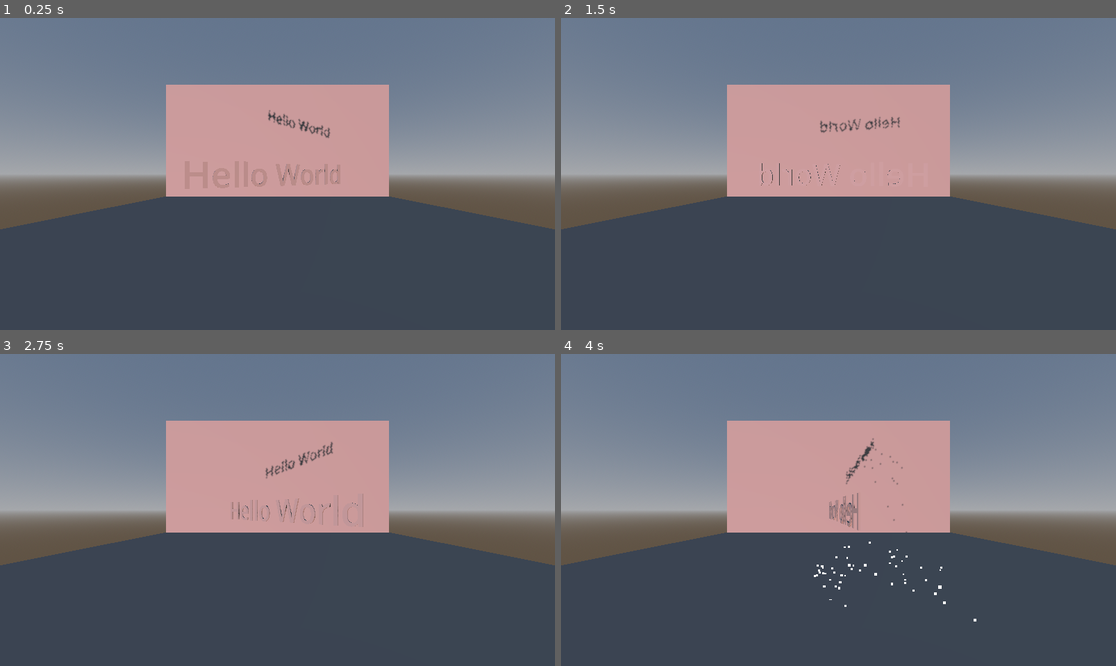
Above: before the commit, frames 1-4 (two rows, left to right).
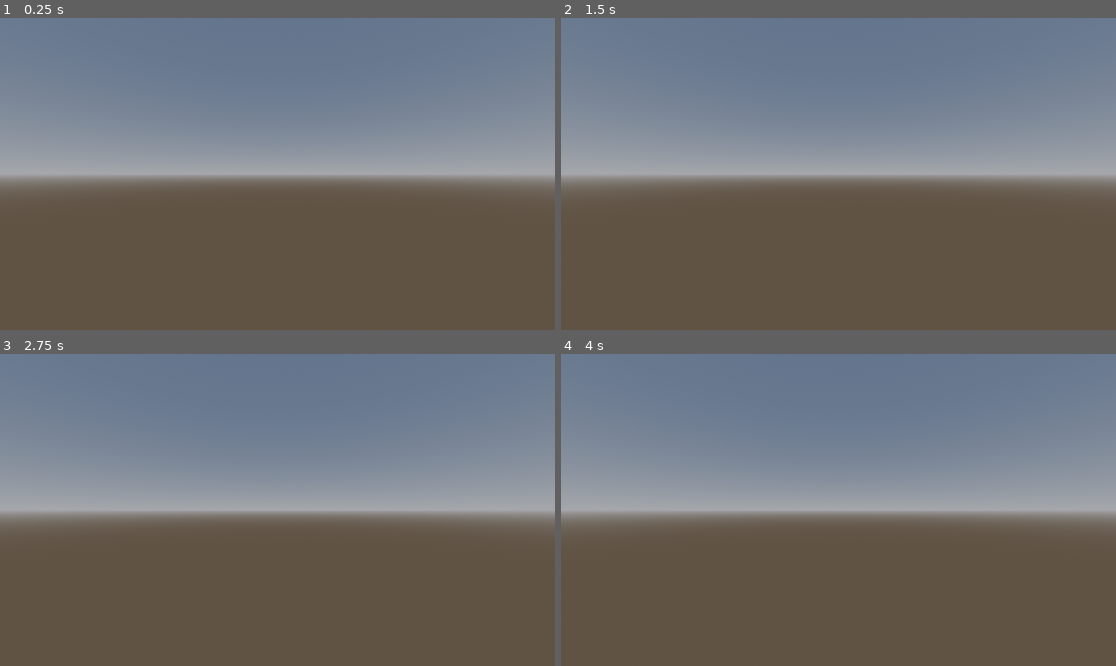
Above: after the commit, the same moments.

Repository: Rebisco-Biscuit/IT5104N_2026
Game: Godot game, scene res://main.tscn
Same seed, same stepped clock (60 frames per second), same inputs: the game is played once before the commit and once after it.
Inputs (mouse positions are in pixels of both pictures, inside the frame that each line leads up to):
- Up to frame 1 (0.25 s): no input
- Up to frame 2 (1.5 s): move the mouse to (960, 158) at 0.52 s; hold D (move_right, bound only after the commit) 0.53-1.25 s; tap Shift (dodge, bound only after the commit) at 0.6 s; click (960, 158) at 0.67 s; tap Space (jump, bound only after the commit) at 0.77, 0.8, 1.07 s; drag from (727, 189) to (810, 236) at 1.27 s
- Up to frame 3 (2.75 s): move the mouse to (333, 441) at 2.02 s; hold D (move_right, bound only after the commit) from 2.03 s (still down); tap Shift (dodge, bound only after the commit) at 2.1 s; click (333, 441) at 2.17 s; tap Space (jump, bound only after the commit) at 2.3 s
- Up to frame 4 (4 s): release D (move_right, bound only after the commit) at 2.75 s; drag from (810, 572) to (672, 463) at 2.77 s; move the mouse to (1005, 556) at 3.52 s; hold A (move_left, bound only after the commit) from 3.53 s (still down); tap Space (jump, bound only after the commit) at 3.6, 3.77 s; click (1005, 556) at 3.67 s

The runs differ from the first frame. In frame 1, 54% of the frame differs, in the area x 0-100%, y 21-100%; in frame 2, 54%; in frame 3, 54%; in frame 4, 54%.

Commit message:
WEEK2 ACT1
Gameplay Mechanics

Diff:
--- /dev/null
+++ b/gdev/area_3d.gd
@@ -0,0 +1,28 @@
+extends Area3D
+
+# Drag obstacle2 from the scene tree into this slot
+@export var target_destination: Node3D
+# How high above the obstacle center to spawn (e.g., 2.0 meters)
+@export var spawn_height_offset: float = 2.0
+
+func _ready():
+	body_entered.connect(_on_body_entered)
+
+func _on_body_entered(body):
+	# Using 'body is CharacterBody3D' is a reliable way to check for players
+	if body is CharacterBody3D:
+		if target_destination:
+			teleport_player(body)
+
+func teleport_player(player):
+	# Calculate the new position: Destination + Y Offset
+	var new_pos = target_destination.global_position
+	new_pos.y += spawn_height_offset
+
+	# Snap the player to the new position
+	player.global_position = new_pos
+
+	# Clear velocity so they don't go flying or sliding upon arrival
+	player.velocity = Vector3.ZERO
+
+	print("Teleported safely above ", target_destination.name)
--- /dev/null
+++ b/gdev/char.tscn
@@ -0,0 +1,117 @@
+[gd_scene load_steps=12 format=3 uid="uid://dkcfklkfyie0s"]
+
+[ext_resource type="Script" uid="uid://8mj8pt3aai8t" path="res://area_3d.gd" id="1_3bvsw"]
+[ext_resource type="Script" uid="uid://djhlw2doccgps" path="res://player.gd" id="1_njpxk"]
+[ext_resource type="Script" uid="uid://c764cymqhf2qt" path="res://charcam.gd" id="2_hs5vj"]
+
+[sub_resource type="BoxShape3D" id="BoxShape3D_3bvsw"]
+size = Vector3(1, 0.5, 1)
+
+[sub_resource type="StandardMaterial3D" id="StandardMaterial3D_hs5vj"]
+emission = Color(0.8352941, 0.48235294, 0.41568628, 1)
+emission_energy_multiplier = 2.0
+
+[sub_resource type="BoxMesh" id="BoxMesh_hs5vj"]
+material = SubResource("StandardMaterial3D_hs5vj")
+size = Vector3(1, 0.5, 1)
+
+[sub_resource type="CapsuleShape3D" id="CapsuleShape3D_hs5vj"]
+radius = 0.4
+height = 1.6
+
+[sub_resource type="CapsuleMesh" id="CapsuleMesh_3bvsw"]
+radius = 0.4
+height = 1.6
+
+[sub_resource type="BoxMesh" id="BoxMesh_ncbi3"]
+size = Vector3(20, 1, 20)
+
+[sub_resource type="BoxShape3D" id="BoxShape3D_4phwq"]
+size = Vector3(20, 1, 20)
+
+[sub_resource type="Environment" id="Environment_3bvsw"]
+background_mode = 1
+background_color = Color(0.60253596, 0.7850048, 0.95059985, 1)
+
+[node name="Node3D" type="Node3D"]
+
+[node name="Area3D" type="Area3D" parent="." node_paths=PackedStringArray("target_destination")]
+transform = Transform3D(1, 0, 0, 0, 1, 0, 0, 0, 1, 0.35198587, 0.8670112, 1.783632)
+script = ExtResource("1_3bvsw")
+target_destination = NodePath("../Area3D2")
+
+[node name="CollisionShape3D" type="CollisionShape3D" parent="Area3D"]
+shape = SubResource("BoxShape3D_3bvsw")
+
+[node name="MeshInstance3D" type="MeshInstance3D" parent="Area3D"]
+mesh = SubResource("BoxMesh_hs5vj")
+skeleton = NodePath("")
+
+[node name="Area3D2" type="Area3D" parent="."]
+transform = Transform3D(1, 0, 0, 0, 1, 0, 0, 0, 1, 0, 5, 5)
+
+[node name="StaticBody3D" type="StaticBody3D" parent="Area3D2"]
+
+[node name="MeshInstance3D" type="MeshInstance3D" parent="Area3D2/StaticBody3D"]
+mesh = SubResource("BoxMesh_hs5vj")
+skeleton = NodePath("")
+
+[node name="CollisionShape3D" type="CollisionShape3D" parent="Area3D2/StaticBody3D"]
+shape = SubResource("BoxShape3D_3bvsw")
+
+[node name="CollisionShape3D2" type="CollisionShape3D" parent="Area3D2"]
+shape = SubResource("BoxShape3D_3bvsw")
+
+[node name="DirectionalLight3D" type="DirectionalLight3D" parent="."]
+transform = Transform3D(1, 0, 0, 0, 0.8350592, 0.55016017, 0, -0.55016017, 0.8350592, -0.43939972, 4.556686, 6.395254)
+light_color = Color(0.7585701, 0.66802144, 0.7008256, 1)
+light_energy = 1.21
+
+[node name="Player" type="CharacterBody3D" parent="."]
+script = ExtResource("1_njpxk")
+
+[node name="CollisionShape3D" type="CollisionShape3D" parent="Player"]
+transform = Transform3D(1, 0, 0, 0, 1, 0, 0, 0, 1, 0, 1.3, 0)
+shape = SubResource("CapsuleShape3D_hs5vj")
+
+[node name="MeshInstance3D" type="MeshInstance3D" parent="Player"]
+transform = Transform3D(1, 0, 0, 0, 1, 0, 0, 0, 1, 0, 1.3, 0)
+mesh = SubResource("CapsuleMesh_3bvsw")
+
+[node name="Camera3D" type="Camera3D" parent="Player"]
+transform = Transform3D(1, 0, 0, 0, 1, 0, 0, 0, 1, 0, 1.6, 0)
+fov = 65.0
+script = ExtResource("2_hs5vj")
+
+[node name="Floor" type="StaticBody3D" parent="."]
+
+[node name="MeshInstance3D" type="MeshInstance3D" parent="Floor"]
+mesh = SubResource("BoxMesh_ncbi3")
+
+[node name="CollisionShape3D" type="CollisionShape3D" parent="Floor"]
+shape = SubResource("BoxShape3D_4phwq")
+
+[node name="UI" type="CanvasLayer" parent="."]
+
+[node name="healthbar" type="ProgressBar" parent="UI"]
+offset_right = 400.0
+offset_bottom = 30.0
+value = 100.0
+
+[node name="ColorRect" type="ColorRect" parent="UI"]
+custom_minimum_size = Vector2(0.1, 0.1)
+anchors_preset = 8
+anchor_left = 0.5
+anchor_top = 0.5
+anchor_right = 0.5
+anchor_bottom = 0.5
+offset_left = -20.0
+offset_top = -20.0
+offset_right = 20.0
+offset_bottom = 20.0
+grow_horizontal = 2
+grow_vertical = 2
+color = Color(0.27752772, 0.27752772, 0.27752772, 0.3647059)
+
+[node name="WorldEnvironment" type="WorldEnvironment" parent="."]
+environment = SubResource("Environment_3bvsw")
--- /dev/null
+++ b/gdev/charcam.gd
@@ -0,0 +1,25 @@
+extends Camera3D
+
+@export var mouse_sensitivity: float = 0.002
+@onready var player = get_parent()
+
+func _ready():
+	# Capture the mouse so it doesn't leave the game window
+	Input.set_mouse_mode(Input.MOUSE_MODE_CAPTURED)
+
+func _input(event):
+	# Handle mouse movement for looking around
+	if event is InputEventMouseMotion:
+		# Rotate the player left/right (Y-axis)
+		player.rotate_y(-event.relative.x * mouse_sensitivity)
+
+		# Rotate the camera up/down (X-axis)
+		rotate_x(-event.relative.y * mouse_sensitivity)
+
+		# Clamp vertical rotation so you can't flip your head upside down
+		rotation.x = clamp(rotation.x, deg_to_rad(-80), deg_to_rad(80))
+
+func _process(_delta):
+	# Keep the camera at the player's eye level
+	# Adjust Vector3(0, 1.7, 0) to match your character's height
+	global_position = player.global_position + Vector3(0, 1.7, 0)
--- /dev/null
+++ b/gdev/color_rect.gd
@@ -0,0 +1,13 @@
+extends Control
+
+func _draw():
+	# Draw a vertical line and a horizontal line (a "plus" sign)
+	var center = size / 2
+	var length = 10
+	var thickness = 2
+	var color = Color.WHITE
+
+	# Horizontal line
+	draw_line(Vector2(center.x - length, center.y), Vector2(center.x + length, center.y), color, thickness)
+	# Vertical line
+	draw_line(Vector2(center.x, center.y - length), Vector2(center.x, center.y + length), color, thickness)
--- a/gdev/main.tscn
+++ b/gdev/main.tscn
@@ -44,6 +44,7 @@
 size = Vector2(0.05, 0.1)
 
 [node name="Main" type="Node3D"]
+visible = false
 
 [node name="DirectionalLight3D" type="DirectionalLight3D" parent="."]
 transform = Transform3D(0.80055285, -0.57185745, -0.17914927, 0.466038, 0.7820432, -0.41378433, 0.376728, 0.2477658, 0.892574, 1.215832, -1.0583184, 3.8190045)
--- /dev/null
+++ b/gdev/player.gd
@@ -0,0 +1,105 @@
+extends CharacterBody3D
+
+@export_group("Movement")
+@export var speed: float = 6.0
+@export var jump_velocity: float = 4.5
+@export var gravity: float = 12.0 # Slightly higher for "snappier" feel
+@export var dodge_speed: float = 15.0
+
+@export_group("Health & Falling")
+@export var max_health: float = 100.0
+@export var fall_damage_threshold: float = 3.0 # Fall more than 4m = damage
+@export var damage_per_meter: float = 15.0     # Damage dealt per meter fallen
+@export var kill_y_level: float = -15.0        # Respawn if below this
+
+# Internal Variables
+var current_health: float = 100.0
+var dodge_timer: float = 0.0
+var spawn_point: Vector3
+var highest_y: float = 0.0
+var was_in_air: bool = false
+
+@onready var health_bar = get_node("/root/Node3D/UI/HealthBar") # Update this path!
+
+func _ready():
+	spawn_point = global_position
+	current_health = max_health
+	update_ui()
+
+func _physics_process(delta):
+	# 1. FALL DAMAGE LOGIC
+	if not is_on_floor():
+		if not was_in_air:
+			# Just started falling/jumping
+			was_in_air = true
+			highest_y = global_position.y
+		else:
+			# Keep track of the peak height of the jump/fall
+			highest_y = max(highest_y, global_position.y)
+	else:
+		if was_in_air:
+			# We just landed! Calculate distance
+			var fall_distance = highest_y - global_position.y
+			if fall_distance > fall_damage_threshold:
+				var damage = (fall_distance - fall_damage_threshold) * damage_per_meter
+				take_damage(damage)
+			was_in_air = false
+			highest_y = global_position.y
+
+	# 2. GRAVITY & RESPAWN
+	if not is_on_floor():
+		velocity.y -= gravity * delta
+
+	if global_position.y < kill_y_level:
+		respawn()
+
+	# 3. JUMPING
+	if Input.is_action_just_pressed("jump") and is_on_floor():
+		velocity.y = jump_velocity
+
+	# 4. MOVEMENT (The "Rotation Fix")
+	var input_dir = Input.get_vector("move_left", "move_right", "move_forward", "move_back")
+	# transform.basis converts the direction to face where the PLAYER faces
+	var direction = (transform.basis * Vector3(input_dir.x, 0, input_dir.y)).normalized()
+
+	# 5. DODGE MECHANIC
+	if Input.is_action_just_pressed("dodge") and dodge_timer <= 0:
+		dodge_timer = 0.2
+		var dodge_dir = direction if direction != Vector3.ZERO else -transform.basis.z
+		velocity.x = dodge_dir.x * dodge_speed
+		velocity.z = dodge_dir.z * dodge_speed
+
+	# 6. APPLY VELOCITY
+	if dodge_timer > 0:
+		dodge_timer -= delta
+	else:
+		if direction:
+			velocity.x = direction.x * speed
+			velocity.z = direction.z * speed
+		else:
+			velocity.x = move_toward(velocity.x, 0, speed)
+			velocity.z = move_toward(velocity.z, 0, speed)
+
+	move_and_slide()
+
+# --- HELPER FUNCTIONS ---
+
+func take_damage(amount: float):
+	current_health -= amount
+	current_health = clamp(current_health, 0, max_health)
+	update_ui()
+	print("Damage taken: ", amount, " | Remaining: ", current_health)
+
+	if current_health <= 0:
+		respawn()
+
+func update_ui():
+	if health_bar:
+		health_bar.value = current_health
+
+func respawn():
+	global_position = spawn_point
+	velocity = Vector3.ZERO
+	current_health = max_health
+	update_ui()
+	print("Respawned!")
--- a/gdev/project.godot
+++ b/gdev/project.godot
@@ -14,3 +14,36 @@
 run/main_scene="uid://c27hl8w102hu5"
 config/features=PackedStringArray("4.5", "Forward Plus")
 config/icon="res://icon.svg"
+
+[input]
+
+move_forward={
+"deadzone": 0.2,
+"events": [Object(InputEventKey,"resource_local_to_scene":false,"resource_name":"","device":0,"window_id":0,"alt_pressed":false,"shift_pressed":false,"ctrl_pressed":false,"meta_pressed":false,"pressed":false,"keycode":0,"physical_keycode":87,"key_label":0,"unicode":0,"location":0,"echo":false,"script":null)
+]
+}
+move_back={
+"deadzone": 0.2,
+"events": [Object(InputEventKey,"resource_local_to_scene":false,"resource_name":"","device":0,"window_id":0,"alt_pressed":false,"shift_pressed":false,"ctrl_pressed":false,"meta_pressed":false,"pressed":false,"keycode":0,"physical_keycode":83,"key_label":0,"unicode":0,"location":0,"echo":false,"script":null)
+]
+}
+move_left={
+"deadzone": 0.2,
+"events": [Object(InputEventKey,"resource_local_to_scene":false,"resource_name":"","device":0,"window_id":0,"alt_pressed":false,"shift_pressed":false,"ctrl_pressed":false,"meta_pressed":false,"pressed":false,"keycode":0,"physical_keycode":65,"key_label":0,"unicode":0,"location":0,"echo":false,"script":null)
+]
+}
+move_right={
+"deadzone": 0.2,
+"events": [Object(InputEventKey,"resource_local_to_scene":false,"resource_name":"","device":0,"window_id":0,"alt_pressed":false,"shift_pressed":false,"ctrl_pressed":false,"meta_pressed":false,"pressed":false,"keycode":0,"physical_keycode":68,"key_label":0,"unicode":0,"location":0,"echo":false,"script":null)
+]
+}
+jump={
+"deadzone": 0.2,
+"events": [Object(InputEventKey,"resource_local_to_scene":false,"resource_name":"","device":0,"window_id":0,"alt_pressed":false,"shift_pressed":false,"ctrl_pressed":false,"meta_pressed":false,"pressed":false,"keycode":0,"physical_keycode":32,"key_label":0,"unicode":0,"location":0,"echo":false,"script":null)
+]
+}
+dodge={
+"deadzone": 0.2,
+"events": [Object(InputEventKey,"resource_local_to_scene":false,"resource_name":"","device":0,"window_id":0,"alt_pressed":false,"shift_pressed":false,"ctrl_pressed":false,"meta_pressed":false,"pressed":false,"keycode":0,"physical_keycode":4194325,"key_label":0,"unicode":0,"location":0,"echo":false,"script":null)
+]
+}
Not shown, added: gdev/area_3d.gd.uid
Not shown, added: gdev/charcam.gd.uid
Not shown, added: gdev/color_rect.gd.uid
Not shown, added: gdev/player.gd.uid
Not shown, added: .DS_Store
